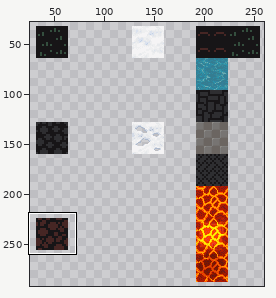
File history of a sprite sheet, graphics/images/environment/floors.png. The picture above shows the old version from afar; the outline marks the close-up.
Close-up. Before the commit:
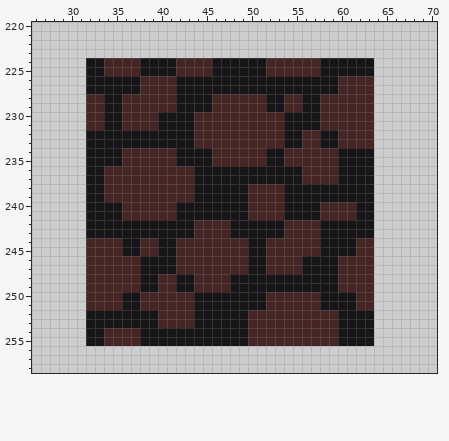
The file is 288x480 pixels. Colours within 5 levels of each other are drawn and written as one. Shown: x 26..70, y 220..258. The wide view leaves out empty margins.
Now the later version:
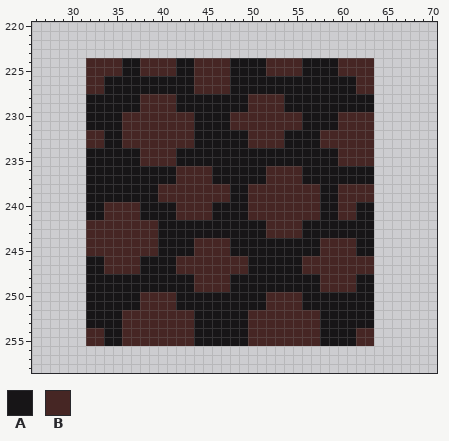
Palette (. is transparent): A #171517  B #462624
The edit:
Changed rows in their new state; - is an unchanged pixel.
first column x 32:
224 BB--AABBBBAA--BB--------AA--BBBB
225 BB--AABBBBAA--BB--------AA--BBBB
226 BB----AAAA--BBBB------------AA--
227 BB----AAAA--BBBB------------AA--
228 AA--AA--------AAAA--BBAA--AAAAAA
229 AA--AA--------AAAA--BBAA--AAAAAA
230 AA------BBBBAAAA------BB--AA----
231 AA------BBBBAAAA------BB--AA----
232 BB--BBBBBBBBAAAAAA------AABB----
233 BB--BBBBBBBBAAAAAA------AABB----
234 ----AA--------AAAAAA--AAAAAABBBB
235 ----AA--------AAAAAA--AAAAAABBBB
236 --AAAAAAAA--BB------BBBBAAAA----
237 --AAAAAAAA--BB------BBBBAAAA----
238 --AAAAAA----BBBB------BBBB--BBBB
239 --AAAAAA----BBBB------BBBB--BBBB
240 --BB--AAAABBBB--------BBBBAA----
241 --BB--AAAABBBB--------BBBBAA----
242 BBBBBBBB----AAAA----BB--AA------
243 BBBBBBBB----AAAA----BB--AA------
244 ----BB----AA----AA--AAAAAABBBBAA
245 ----BB----AA----AA--AAAAAABBBBAA
246 AA------------------AAAABBBB----
247 AA------------------AAAABBBB----
248 AAAAAA--AA----------------BB--AA
249 AAAAAA--AA----------------BB--AA
250 AAAA------AA------------AA----AA
251 AAAA------AA------------AA----AA
252 ----BBBB------------------AA----
253 ----BBBB------------------AA----
254 BBAA--BBBBBB--------------AA--BB
255 BBAA--BBBBBB--------------AA--BB
Pixel boxes of the changes (left, top, right, bottom) in both close-ups:
changed: (86, 58, 374, 346)
